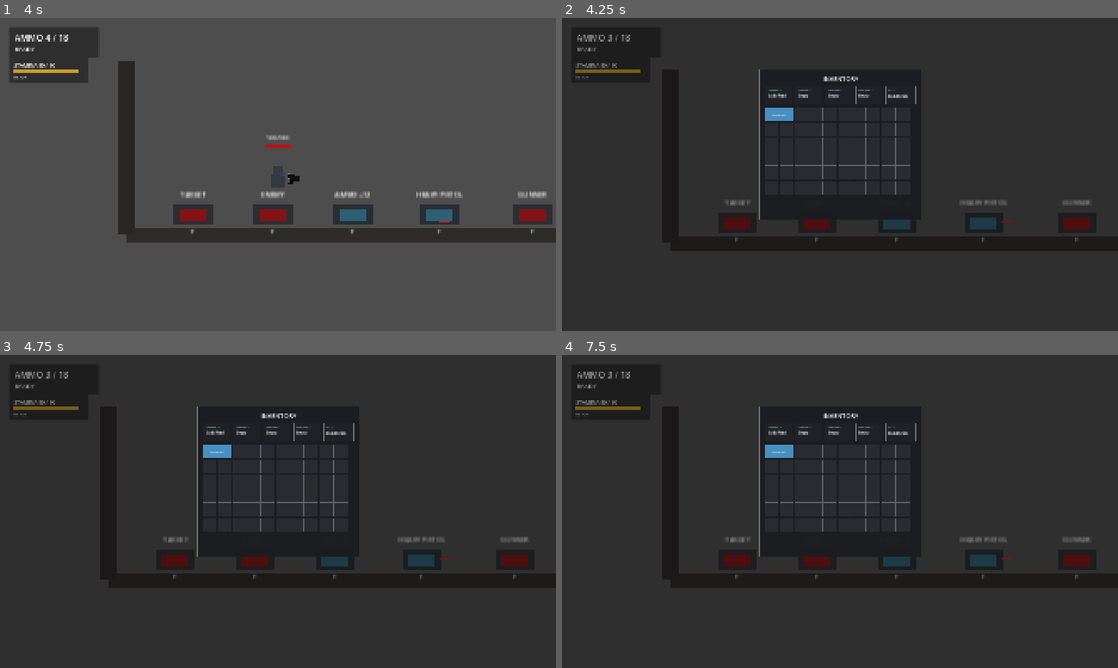
Above: before the commit, frames 1-4 (two rows, left to right).
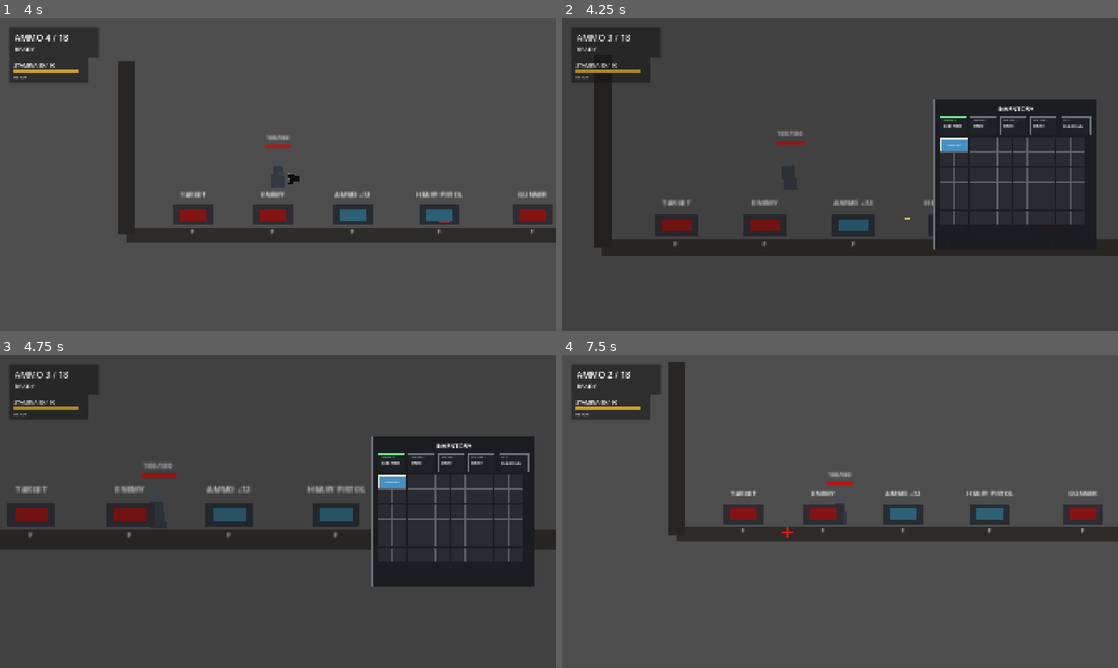
Above: after the commit, the same moments.

Repository: YuiTatsuki1011/projekt-black
Game: Godot game, scene res://scenes/levels/test_level.tscn
Same seed, same stepped clock (60 frames per second), same inputs: the game is played once before the commit and once after it.
Inputs (mouse positions are in pixels of both pictures, inside the frame that each line leads up to):
- Up to frame 1 (4 s): tap Enter at 0.5 s; move the mouse to (400, 158) at 0.52 s; press the mouse at (400, 158) at 0.53 s; hold D (move_right) 0.53-1.25 s; tap Space (jump) at 0.77, 2, 3.77 s; right-click (400, 158) at 0.8 s; release the mouse at (400, 158) at 1.25 s; drag from (166, 190) to (322, 218) at 1.27 s; move the mouse to (333, 105) at 2.02 s; hold A (move_left) 2.03-2.75 s; hold S (crouch) 2.03-2.75 s; click (333, 105) at 2.17 s; right-click (333, 105) at 2.3 s; drag from (250, 237) to (400, 177) at 2.77 s; move the mouse to (444, 221) at 3.52 s; press the mouse at (444, 221) at 3.53 s; hold D (move_right) from 3.53 s (still down); right-click (444, 221) at 3.8 s
- Up to frame 2 (4.25 s): keep holding D (move_right); tap Tab (inventory_toggle) at 4.15 s
- Up to frame 3 (4.75 s): release D (move_right) at 4.25 s; release the mouse at (444, 558) at 4.25 s; drag from (111, 464) to (255, 561) at 4.27 s
- Up to frame 4 (7.5 s): tap Enter at 5, 6.5 s; move the mouse to (867, 511) at 5.02 s; hold D (move_right) 5.03-5.75 s; hold Right mouse button (sub_weapon_aim) 5.03-5.75 s; click (867, 511) at 5.17 s; tap R (reload) at 5.65 s; tap Space (jump) at 5.75, 6.77 s; drag from (756, 433) to (895, 561) at 5.77 s; move the mouse to (962, 495) at 6.52 s; hold A (move_left) 6.53-7.25 s; hold Right mouse button (sub_weapon_aim) 6.53-7.25 s; click (962, 495) at 6.67 s; tap Escape (ui_cancel) at 7.15 s; drag from (728, 527) to (906, 542) at 7.27 s

Frame 1 is identical in both runs. In frame 2, 14% of the frame differs, in the area x 2-100%, y 5-74%; in frame 3, 15%; in frame 4, 91%, in the area x 0-100%, y 0-100%.

Commit message:
Make inventory realtime

Diff:
--- a/scripts/player/player_controller.gd
+++ b/scripts/player/player_controller.gd
@@ -8,6 +8,7 @@
 signal died
 signal stamina_changed(current_stamina: float, max_stamina: float, overheated: bool, melee_available: bool)
 signal stamina_use_failed
+signal damage_feedback(direction: Vector2)
 
 const ENEMY_COLLISION_MASK: int = 8
 const FIREARM_SLOT_IDS := [&"firearm_1", &"firearm_2", &"firearm_3", &"firearm_4"]
@@ -56,6 +57,7 @@
 @export var projectile_scene: PackedScene
 @export var afterimage_scene: PackedScene
 @export var player_bleed_vfx_scene: PackedScene
+@export var inventory_pose_tilt_degrees: float = -5.0
 
 @onready var body_root: Node2D = $VisualRoot/BodyRoot
 @onready var arm_rig: Node2D = $ArmRig
@@ -85,6 +87,7 @@
 var _is_reloading: bool = false
 var _is_crouching: bool = false
 var _is_dead: bool = false
+var _is_inventory_open: bool = false
 var _facing: int = 1
 var _recoil: float = 0.0
 var _nearby_interactables: Array[Node2D] = []
@@ -114,6 +117,9 @@
 var _is_sub_weapon_aiming: bool = false
 var _sub_weapon_fire_was_pressed: bool = false
 var _melee_combo_damages: PackedInt32Array = PackedInt32Array([34, 48, 68])
+var _pending_damage_direction: Vector2 = Vector2.ZERO
+var _body_rotation_before_inventory: float = 0.0
+var _arm_rig_was_visible_before_inventory: bool = true
 
 
 func _ready() -> void:
@@ -388,8 +394,8 @@
 
 
 func _handle_movement(delta: float) -> void:
-	var input_axis: float = Input.get_axis("move_left", "move_right")
-	var action_locked := _is_dodging or _melee_state != MeleeState.READY
+	var action_locked := _is_inventory_open or _is_dodging or _melee_state != MeleeState.READY
+	var input_axis: float = 0.0 if _is_inventory_open else Input.get_axis("move_left", "move_right")
 	var wants_crouch: bool = Input.is_action_pressed("crouch") and is_on_floor() and not action_locked
 	_set_crouching(wants_crouch)
 
@@ -420,6 +426,9 @@
 
 
 func _handle_actions() -> void:
+	if _is_inventory_open:
+		return
+
 	if Input.is_action_just_pressed("dodge"):
 		_try_start_dodge()
 
@@ -830,6 +839,42 @@
 	gun_root.visible = visible
 
 
+func set_inventory_open(is_open: bool) -> void:
+	if _is_inventory_open == is_open:
+		return
+
+	_is_inventory_open = is_open
+	if _is_inventory_open:
+		_is_sub_weapon_aiming = false
+		_sub_weapon_fire_was_pressed = false
+		_is_reloading = false
+		_reload_remaining = 0.0
+		_set_sub_weapon_aim_visual(false)
+		if _melee_state != MeleeState.READY:
+			_cancel_melee_attack()
+		_set_inventory_pose(true)
+	else:
+		_set_inventory_pose(false)
+
+
+func is_inventory_open() -> bool:
+	return _is_inventory_open
+
+
+func _set_inventory_pose(is_enabled: bool) -> void:
+	if is_enabled:
+		_body_rotation_before_inventory = body_root.rotation
+		_arm_rig_was_visible_before_inventory = arm_rig.visible
+		body_root.rotation_degrees = inventory_pose_tilt_degrees * float(_facing)
+		arm_rig.visible = false
+		melee_root.visible = false
+		return
+
+	body_root.rotation = _body_rotation_before_inventory
+	if not _is_dead:
+		arm_rig.visible = _arm_rig_was_visible_before_inventory
+
+
 func _set_facing(direction: int) -> void:
 	if direction == 0:
 		return
@@ -959,9 +1004,11 @@
 
 func _on_died() -> void:
 	_is_dead = true
+	_is_inventory_open = false
 	_is_sub_weapon_aiming = false
 	_sub_weapon_fire_was_pressed = false
 	velocity = Vector2.ZERO
+	_set_inventory_pose(false)
 	body_root.modulate = Color(0.35, 0.35, 0.35, 1.0)
 	_set_sub_weapon_aim_visual(false)
 	arm_rig.visible = false
@@ -975,6 +1022,7 @@
 	var knockback_direction := direction.normalized()
 	if knockback_direction == Vector2.ZERO:
 		knockback_direction = Vector2.RIGHT
+	_pending_damage_direction = knockback_direction
 
 	_damage_knockback_velocity.x = knockback_direction.x * damage_knockback_strength
 	if is_on_floor():
@@ -985,6 +1033,8 @@
 	if _is_dead:
 		return
 
+	damage_feedback.emit(_pending_damage_direction)
+	_pending_damage_direction = Vector2.ZERO
 	_spawn_player_bleed()
 
 	if _damage_flash_tween != null:
--- a/scripts/ui/inventory_screen.gd
+++ b/scripts/ui/inventory_screen.gd
@@ -30,8 +30,15 @@
 
 @export var player_path: NodePath = NodePath("../Player")
 @export var dropped_item_scene: PackedScene
+@export var close_on_damage: bool = true
+@export var normal_camera_position: Vector2 = Vector2(0, -22)
+@export var normal_camera_zoom: Vector2 = Vector2(2.3, 2.3)
+@export var inventory_camera_position: Vector2 = Vector2(145, -22)
+@export var inventory_camera_zoom: Vector2 = Vector2(2.85, 2.85)
+@export var camera_transition_time: float = 0.18
 
 @onready var root: Control = $Root
+@onready var shade: ColorRect = $Root/Shade
 @onready var panel: Control = $Root/Panel
 @onready var equipment_root: HBoxContainer = $Root/Panel/Margin/Rows/EquipmentRoot
 @onready var grid_root: Control = $Root/Panel/Margin/Rows/GridRoot
@@ -65,17 +72,27 @@
 var _detail_rows: VBoxContainer
 var _hover_entry_id: int = -1
 var _hover_equipment_slot: StringName = &""
+var _is_open: bool = false
+var _camera: Camera2D
+var _camera_tween: Tween
+var _damage_edge_flash: ColorRect
+var _damage_flash_tween: Tween
 
 
 func _ready() -> void:
 	process_mode = Node.PROCESS_MODE_ALWAYS
-	visible = false
+	visible = true
+	root.visible = false
+	shade.color = Color(0.025, 0.025, 0.028, 0.16)
 
 	var player := get_node_or_null(player_path)
 	if player != null:
 		_player = player as Node2D
 		_inventory = player.get_node_or_null("Inventory")
 		_equipment = player.get_node_or_null("Equipment")
+		_camera = player.get_node_or_null("Camera2D") as Camera2D
+		if player.has_signal("damage_feedback"):
+			player.connect("damage_feedback", Callable(self, "_on_player_damage_feedback"))
 
 	if _inventory != null:
 		if _inventory.has_signal("grid_changed"):
@@ -86,15 +103,21 @@
 	if _equipment != null and _equipment.has_signal("equipment_changed"):
 		_equipment.connect("equipment_changed", Callable(self, "_refresh_equipment"))
 	_refresh_equipment()
+	_ensure_damage_edge_flash()
 
 
 func _input(event: InputEvent) -> void:
 	if event.is_action_pressed("inventory_toggle"):
-		set_inventory_open(not visible)
+		set_inventory_open(not _is_open)
 		get_viewport().set_input_as_handled()
 		return
 
-	if not visible:
+	if not _is_open:
+		return
+
+	if _is_close_event(event):
+		set_inventory_open(false)
+		get_viewport().set_input_as_handled()
 		return
 
 	if _is_dragging():
@@ -112,14 +135,64 @@
 
 
 func set_inventory_open(is_open: bool) -> void:
-	visible = is_open
-	get_tree().paused = is_open
+	if _is_open == is_open:
+		return
+
+	_is_open = is_open
+	root.visible = is_open
+	get_tree().paused = false
+	if _player != null and _player.has_method("set_inventory_open"):
+		_player.call("set_inventory_open", is_open)
 
 	if is_open:
+		_layout_realtime_inventory()
+		_set_inventory_camera(true)
 		_refresh()
 	else:
 		_cancel_drag()
 		_hide_detail_panel()
+		_set_inventory_camera(false)
+
+
+func is_inventory_open() -> bool:
+	return _is_open
+
+
+func _process(_delta: float) -> void:
+	if _is_open:
+		_layout_realtime_inventory()
+
+
+func _is_close_event(event: InputEvent) -> bool:
+	if event.is_action_pressed("ui_cancel"):
+		return true
+
+	if event is InputEventKey:
+		var key_event := event as InputEventKey
+		return key_event.pressed and not key_event.echo and key_event.keycode == KEY_ESCAPE
+
+	return false
+
+
+func _layout_realtime_inventory() -> void:
+	var viewport_size: Vector2 = get_viewport().get_visible_rect().size
+	var target_x: float = viewport_size.x - panel.size.x - 72.0
+	var target_y: float = (viewport_size.y - panel.size.y) * 0.5
+	panel.position = Vector2(maxf(target_x, 24.0), maxf(target_y, 40.0))
+
+
+func _set_inventory_camera(is_open: bool) -> void:
+	if _camera == null:
+		return
+
+	if _camera_tween != null:
+		_camera_tween.kill()
+
+	var target_position := inventory_camera_position if is_open else normal_camera_position
+	var target_zoom := inventory_camera_zoom if is_open else normal_camera_zoom
+	_camera_tween = create_tween()
+	_camera_tween.tween_property(_camera, "position", target_position, camera_transition_time)
+	_camera_tween.parallel().tween_property(_camera, "zoom", target_zoom, camera_transition_time)
 
 
 func _build_grid_cells() -> void:
@@ -1070,6 +1143,40 @@
 	)
 
 
+func _on_player_damage_feedback(direction: Vector2) -> void:
+	_show_damage_edge_flash(direction)
+	if close_on_damage and _is_open:
+		set_inventory_open(false)
+
+
+func _ensure_damage_edge_flash() -> void:
+	if is_instance_valid(_damage_edge_flash):
+		return
+
+	_damage_edge_flash = ColorRect.new()
+	_damage_edge_flash.name = "DamageEdgeFlash"
+	_damage_edge_flash.mouse_filter = Control.MOUSE_FILTER_IGNORE
+	_damage_edge_flash.color = Color(0.85, 0.04, 0.02, 0.0)
+	_damage_edge_flash.z_index = 80
+	add_child(_damage_edge_flash)
+
+
+func _show_damage_edge_flash(direction: Vector2) -> void:
+	_ensure_damage_edge_flash()
+
+	var viewport_size: Vector2 = get_viewport().get_visible_rect().size
+	var edge_width := minf(260.0, viewport_size.x * 0.22)
+	var flash_from_left := direction.x >= 0.0
+	_damage_edge_flash.position = Vector2(0.0 if flash_from_left else viewport_size.x - edge_width, 0.0)
+	_damage_edge_flash.size = Vector2(edge_width, viewport_size.y)
+	_damage_edge_flash.color = Color(0.85, 0.04, 0.02, 0.55)
+
+	if _damage_flash_tween != null:
+		_damage_flash_tween.kill()
+	_damage_flash_tween = create_tween()
+	_damage_flash_tween.tween_property(_damage_edge_flash, "color:a", 0.0, 0.28)
+
+
 func _populate_item_detail_card(
 	target_rows: VBoxContainer,
 	card_label: String,
Not shown, changed: docs/ARCHITECTURE.md
Not shown, changed: docs/DECISIONS.md
Not shown, changed: docs/HANDOFF.md
Not shown, changed: docs/INPUT_SPEC.md
